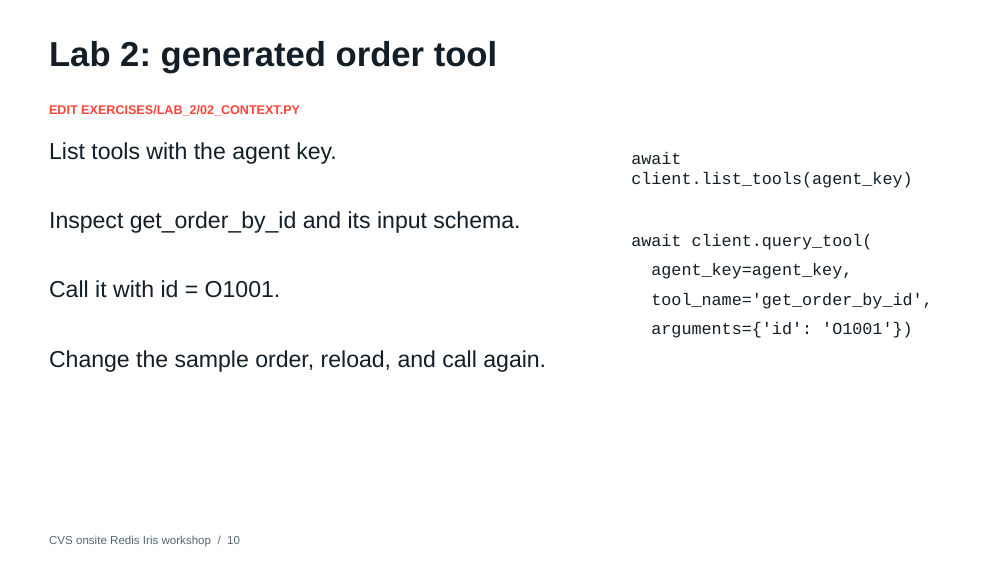
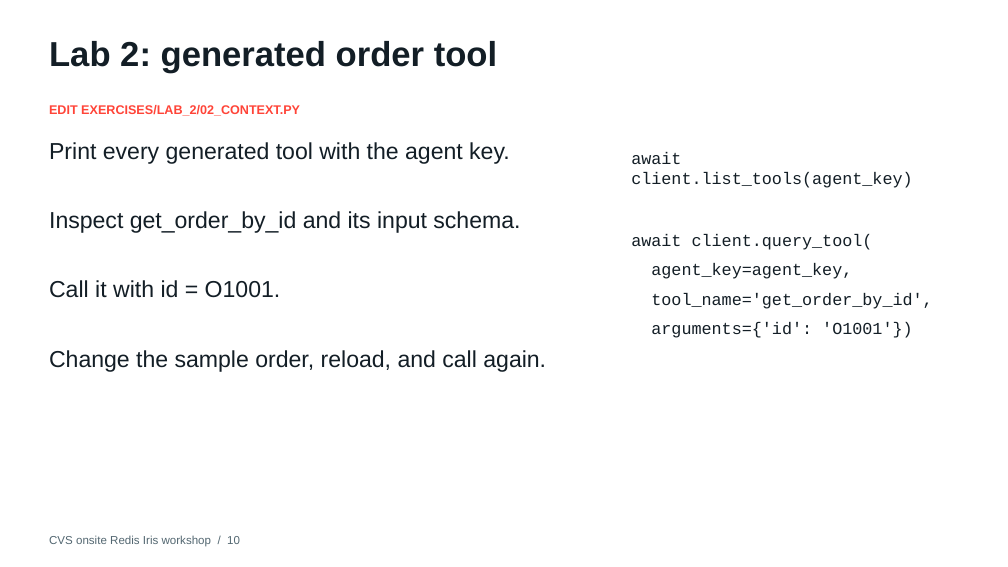
Before and after one commit to justin-cechmanek/iris-workshop-october-15, a slide deck: slide 10 of slides/cvs-redis-iris-workshop.pptx. Drawn at 1008x567 pixels with LibreOffice and Linux fonts; fonts in the diff are those of the drawing. Boxes give left, top, right and bottom in pixels: in the first picture for what was removed or moved away, otherwise in the second. Text is boxed around its words. In the diff, an @@ line names an element or a change of style, - is before the commit and + after.

Commit message:
Show all Context Retriever tools in Lab 2

```diff
--- a/slides/cvs-redis-iris-workshop.pptx
+++ b/slides/cvs-redis-iris-workshop.pptx
@@ text at (49, 142, 510, 164): text changed @@
-List tools with the agent key.
+Print every generated tool with the agent key.
```
Also in this commit, not shown: 4 other files.
